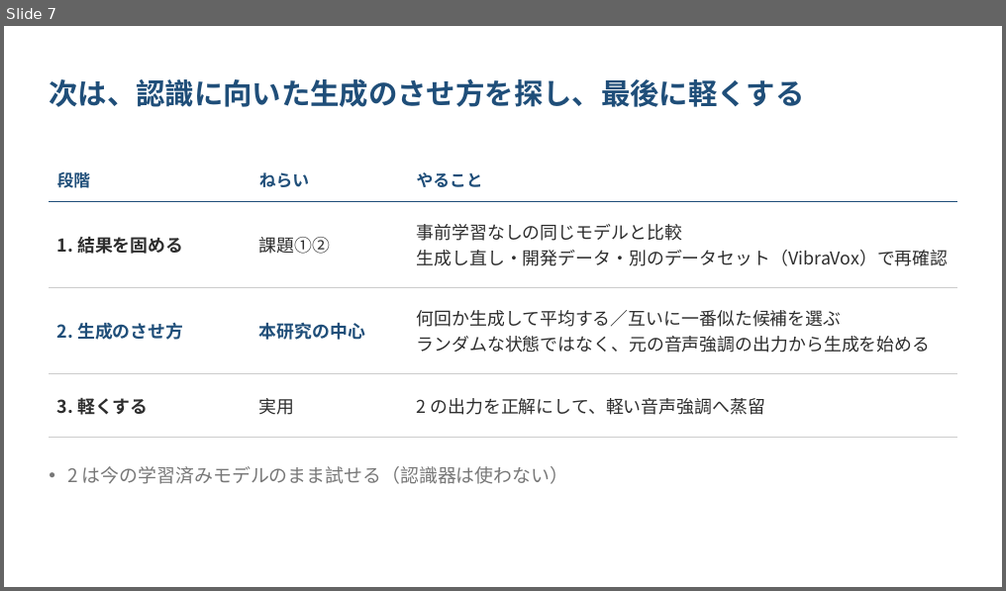
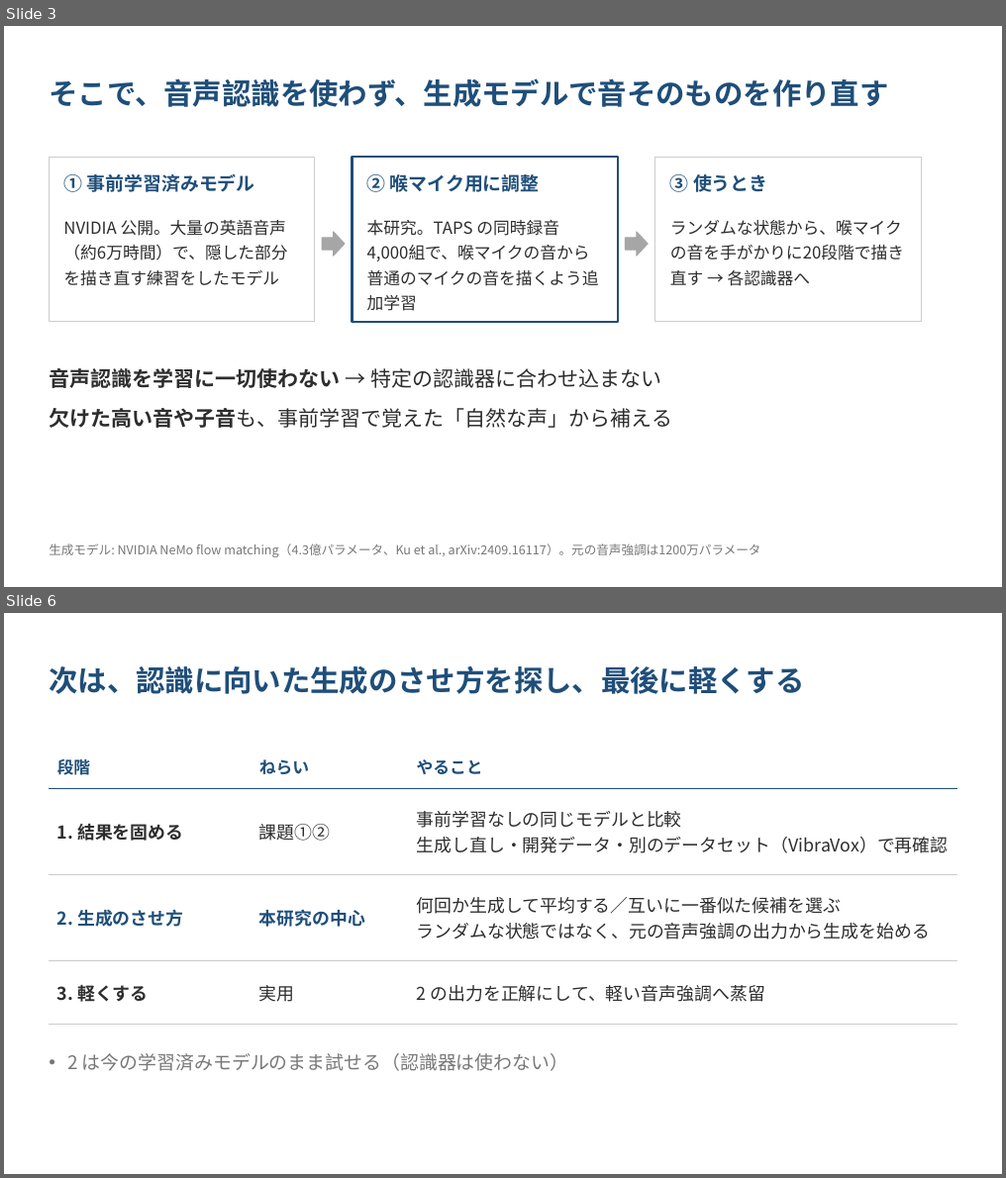
Before and after one commit to kasugayuji0716-art/bone-conduction-research, a slide deck: results/progress_slides_2026-10.pptx. Shown one above the other, each under a label of ours: slide 7 before the commit, slides 3 and 6 after it; the slides between them are not shown. The pictures are 1006x591 and 1006x1178 pixels, drawn with LibreOffice and Linux fonts; fonts in the diff are those of the drawing. Boxes give left, top, right and bottom in pixels: in the first picture for what was removed or moved away, otherwise in the second. Text is boxed around its words. In the diff, an @@ line names an element or a change of style, - is before the commit and + after.

```diff
--- a/results/progress_slides_2026-10.pptx
+++ b/results/progress_slides_2026-10.pptx
@@ slide 3 added at [4, 26, 1002, 587], background #FFFFFF @@
@@ text added at [49, 78, 888, 107], 28 pt, text #1F4E79, bold @@
+そこで、音声認識を使わず、生成モデルで音そのものを作り直す
@@ rectangle added at [49, 157, 315, 322], fill #FFFFFF, outline #CCCCCC 1 pt @@
@@ rectangle added at [352, 157, 618, 322], fill #FFFFFF, outline #1F4E79 2 pt @@
@@ rectangle added at [655, 157, 921, 322], fill #FFFFFF, outline #CCCCCC 1 pt @@
@@ text added at [63, 174, 255, 192], 18 pt, text #1F4E79, bold @@
+① 事前学習済みモデル
@@ text added at [367, 174, 540, 192], 18 pt, text #1F4E79, bold @@
+② 喉マイク用に調整
@@ text added at [670, 174, 768, 192], 18 pt, text #1F4E79, bold @@
+③ 使うとき
@@ text added at [63, 220, 287, 286], 16 pt, text #2D2D2D @@
+NVIDIA 公開。大量の英語音声（約6万時間）で、隠した部分を描き直す練習をしたモデル
@@ right arrow added at [322, 232, 345, 256], fill #A6A6A6, outline #A6A6A6 1 pt @@
@@ text added at [367, 220, 599, 311], 16 pt, text #2D2D2D @@
+本研究。TAPS の同時録音 4,000組で、喉マイクの音から普通のマイクの音を描くよう追加学習
@@ right arrow added at [626, 232, 648, 256], fill #A6A6A6, outline #A6A6A6 1 pt @@
@@ text added at [670, 220, 904, 286], 16 pt, text #2D2D2D @@
+ランダムな状態から、喉マイクの音を手がかりに20段階で描き直す → 各認識器へ
@@ text added at [49, 369, 672, 428], 20 pt, text #2D2D2D @@
+• 音声認識を学習に一切使わない → 特定の認識器に合わせ込まない
+• 欠けた高い音や子音も、事前学習で覚えた「自然な声」から補える
@@ text added at [49, 544, 761, 558], 12 pt, text #777777 @@
+生成モデル: NVIDIA NeMo flow matching（4.3億パラメータ、Ku et al., arXiv:2409.16117）。元の音声強調は1200万パラメータ
@@ what was slide 7 is now slide 6 @@
```
Also in this commit, not shown: 5 slides changed, 2 other files.
